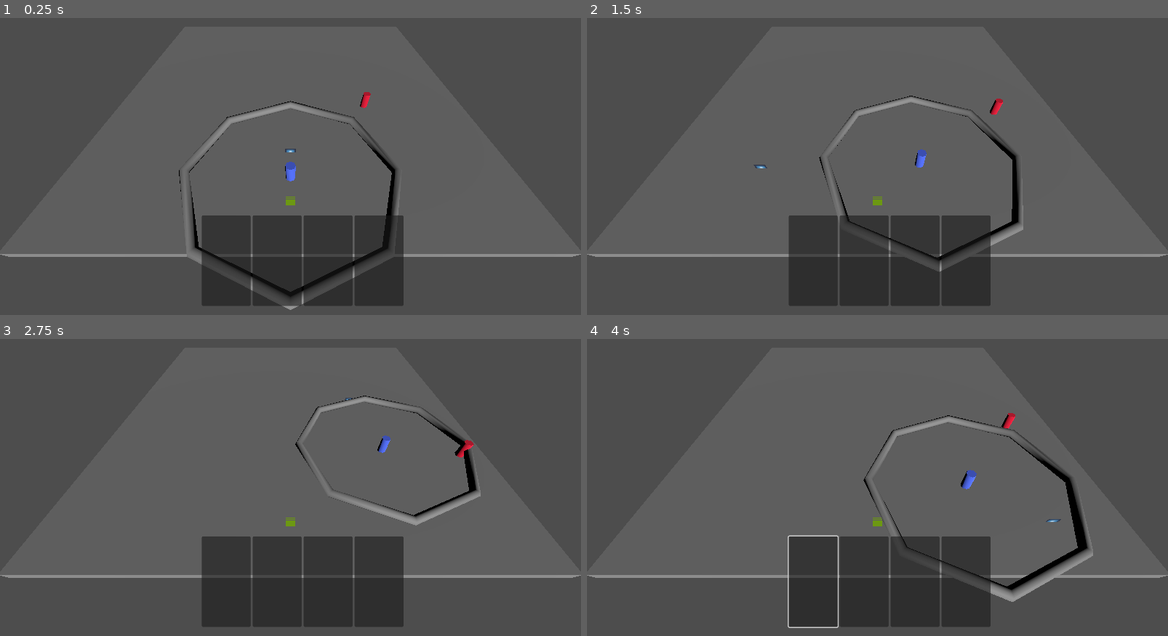
Above: before the commit, frames 1-4 (two rows, left to right).
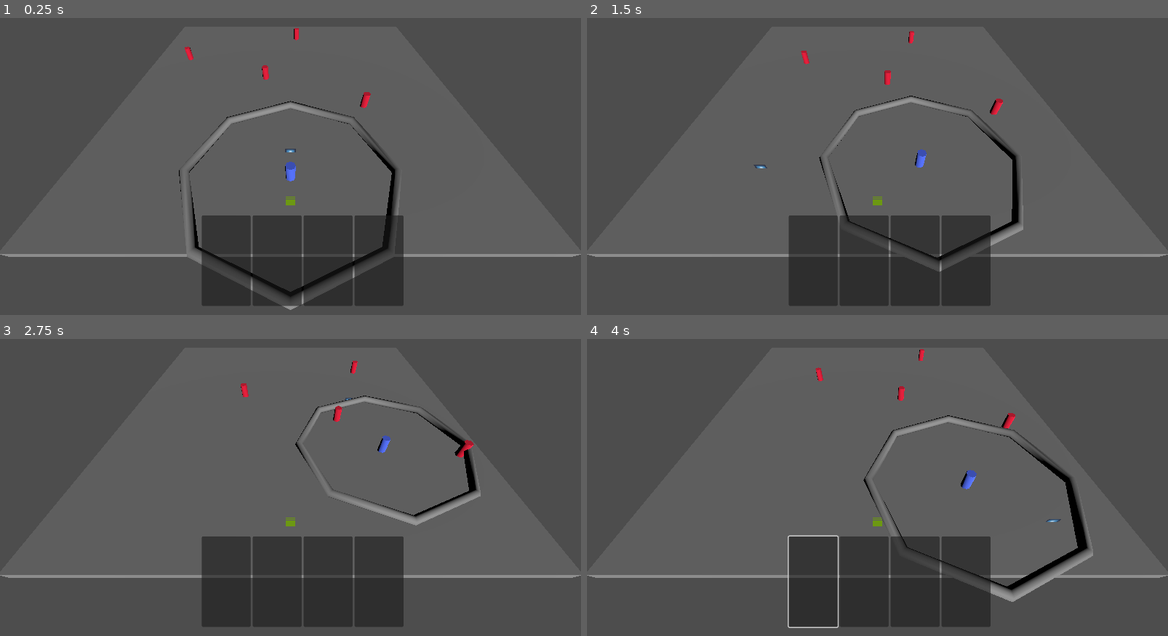
Above: after the commit, the same moments.

Repository: ValorZard/Priyanka-outdated
Game: Godot game, scene res://GameBoard/test_scene.tscn
Two runs of this game, one before a commit and one after it. Both use one fixed random seed, a clock stepped at 60 frames per second and the inputs below. The engine's default icon, where the game draws it, is replaced by a stand-in: a white triangle on a blue panel in a dark square.
Inputs (mouse positions are in pixels of both pictures, inside the frame that each line leads up to):
- Up to frame 1 (0.25 s): no input
- Up to frame 2 (1.5 s): tap Enter (ui_accept) at 0.5, 0.77 s; move the mouse to (1005, 136) at 0.52 s; hold Right (ui_right) 0.53-1.28 s; click (1005, 136) at 0.6 s; move the mouse to (761, 169) at 1.27 s; hold Down (ui_down) from 1.28 s (still down); click (761, 169) at 1.35 s
- Up to frame 3 (2.75 s): tap Enter (ui_accept) at 1.52 s; move the mouse to (348, 401) at 2.02 s; release Down (ui_down) at 2.03 s; hold Right (ui_right) from 2.03 s (still down); click (348, 401) at 2.1 s
- Up to frame 4 (4 s): move the mouse to (848, 537) at 2.77 s; release Right (ui_right) at 2.78 s; hold Up (ui_up) 2.78-3.53 s; click (848, 537) at 2.85 s; tap Enter (ui_accept) at 3.02, 3.77 s; move the mouse to (1051, 523) at 3.52 s; hold Left (ui_left) from 3.53 s (still down); click (1051, 523) at 3.6 s

The runs differ from the first frame. In frame 1, 0.1% of the frame differs, in the area x 31-52%, y 3-21%; in frame 2, 0.1%; in frame 3, 0.1%, in the area x 41-62%, y 7-28%; in frame 4, 0.1%.

Commit message:
added attack area to make attacking less jank

Diff:
--- /dev/null
+++ b/Attacks/AttackArea.gd
@@ -0,0 +1,38 @@
+extends Area3D
+
+# Goal: Generates list of all units inside the attack area that can be attacked
+class_name AttackArea
+
+var array_of_possible_units_to_attack : Array[BaseUnit]
+var owner_unit : BaseUnit
+
+# Called when the node enters the scene tree for the first time.
+func _ready():
+	self.connect("body_entered", on_body_entered)
+	self.connect("body_exited", on_body_exited)
+	self.owner_unit = get_parent()
+
+
+func on_body_entered(body):
+	if body is BaseUnit and body != owner_unit:
+		array_of_possible_units_to_attack.append(body)
+	#print(array_of_possible_units_to_attack.size())
+
+func on_body_exited(body):
+	array_of_possible_units_to_attack.remove_at(array_of_possible_units_to_attack.find(body))
+	#print(array_of_possible_units_to_attack.size())
+
+# THIS FUNCTION WILL BREAK IF THERES NOTHING IN THE ARRAY
+# I have no idea how to solve this problem
+func get_nearest_unit() -> BaseUnit:
+	# check if this array is empty, or else the program will crash
+	assert(!array_of_possible_units_to_attack.is_empty())
+	var closest_enemy_unit : BaseUnit = array_of_possible_units_to_attack[0]
+	for unit in array_of_possible_units_to_attack:
+		if (unit.position - owner_unit.position).length() < (closest_enemy_unit.position - owner_unit.position).length():
+			closest_enemy_unit = unit
+	return closest_enemy_unit
+
+# Called every frame. 'delta' is the elapsed time since the previous frame.
+func _process(delta):
+	pass
--- /dev/null
+++ b/Attacks/AttackArea.tscn
@@ -0,0 +1,12 @@
+[gd_scene load_steps=3 format=3 uid="uid://081eyyekaqwa"]
+
+[ext_resource type="Script" path="res://Attacks/AttackArea.gd" id="1_kfk1h"]
+
+[sub_resource type="SphereShape3D" id="SphereShape3D_5ahon"]
+radius = 10.0
+
+[node name="AttackArea" type="Area3D"]
+script = ExtResource("1_kfk1h")
+
+[node name="CollisionShape3D" type="CollisionShape3D" parent="."]
+shape = SubResource("SphereShape3D_5ahon")
--- a/Commands/AttackCommand.gd
+++ b/Commands/AttackCommand.gd
@@ -12,6 +12,7 @@
 	self.damage_dealt = damage_dealt
 
 func execute():
+	target = current_unit.attack_area.get_nearest_unit()
 	target.take_damage(damage_dealt)
 	print("execute! damage_dealt: ", damage_dealt, ", target health now: ", target.health)
 
--- a/GameBoard/test_scene.tscn
+++ b/GameBoard/test_scene.tscn
@@ -43,3 +43,12 @@
 
 [node name="CombatManager" type="Node" parent="."]
 script = ExtResource("8_quw6g")
+
+[node name="EnemyUnit2" parent="." instance=ExtResource("7_7icr8")]
+transform = Transform3D(1, 0, 0, 0, 1, 0, 0, 0, 1, -18.4451, 0.5, -28.6717)
+
+[node name="EnemyUnit3" parent="." instance=ExtResource("7_7icr8")]
+transform = Transform3D(1, 0, 0, 0, 1, 0, 0, 0, 1, 1.23204, 0.5, -37.2569)
+
+[node name="EnemyUnit4" parent="." instance=ExtResource("7_7icr8")]
+transform = Transform3D(1, 0, 0, 0, 1, 0, 0, 0, 1, -4.05293, 0.5, -22.0237)
--- a/Units/BaseUnit.gd
+++ b/Units/BaseUnit.gd
@@ -11,6 +11,12 @@
 @export var health : int = 10
 @export var movement_speed : float = 7.5
 @export var max_movement_radius : float = 10 # maximum distance this unit can move in one turn in meters
+var attack_area : AttackArea = preload("res://Attacks/AttackArea.tscn").instantiate()
+
+# Called when the node enters the scene tree for the first time.
+func _ready():
+	attack_area = preload("res://Attacks/AttackArea.tscn").instantiate()
+	add_child(attack_area)
 
 # note for future self, should figure out how to change this either move_and_slide or move_and_collide
 # that way I can take advantage of Godot's in engine physics stuff and not run into any weird bugs
Not shown: 1 places in GameBoard/test_scene.tscn that only renumber resources
Not shown: 1 places in Units/CharacterUnit.tscn that only renumber resources
